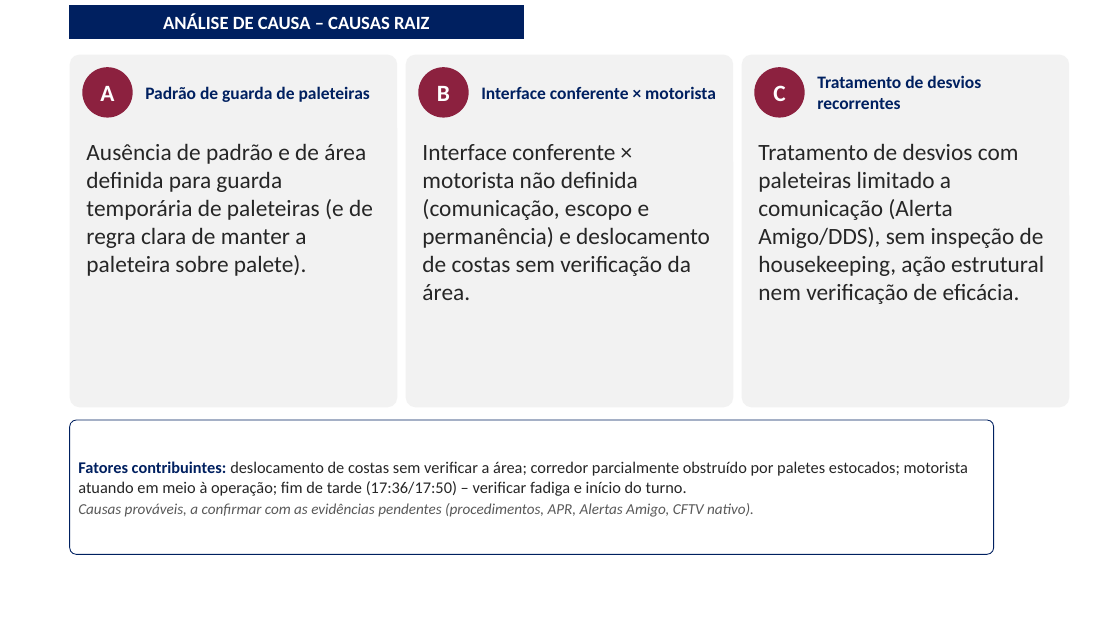
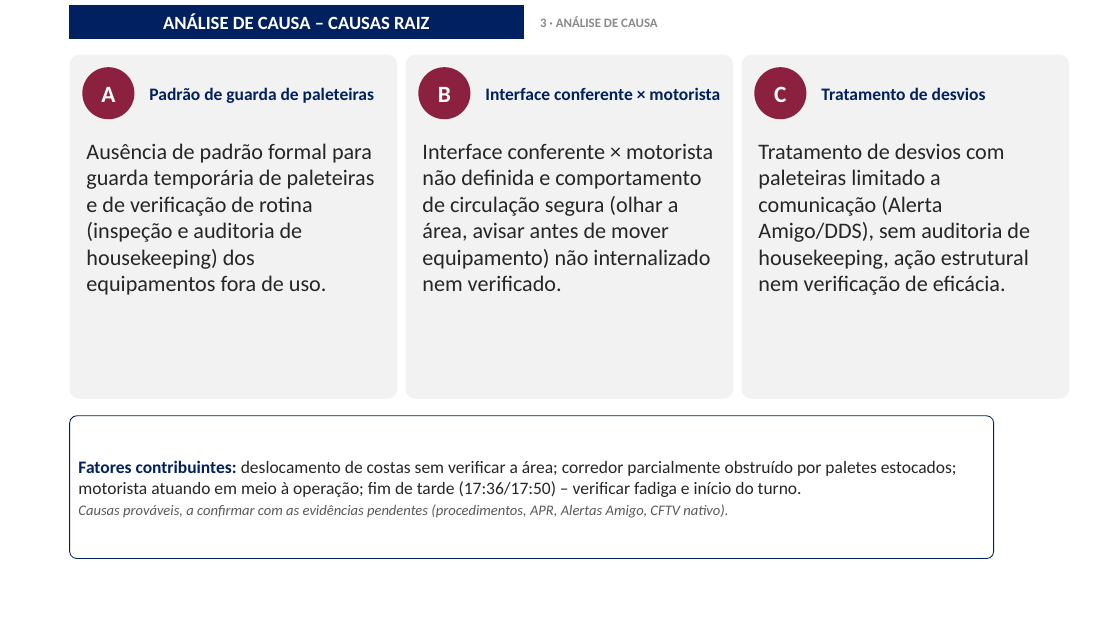
Before and after one commit to luantavarez9/hospital-seguro, a slide deck: slide 19 of entrega_acidente_GRU1/Apresentacao_Ocorrencia_Acidente_GRU_I.pptx (slide 18 before the commit). Drawn at 1120x630 pixels with LibreOffice and Linux fonts; fonts in the diff are those of the drawing; background and template pictures are left out. Boxes give left, top, right and bottom in pixels: in the first picture for what was removed or moved away, otherwise in the second. Text is boxed around its words. In the diff, an @@ line names an element or a change of style, - is before the commit and + after.

```diff
--- a/entrega_acidente_GRU1/Apresentacao_Ocorrencia_Acidente_GRU_I.pptx
+++ b/entrega_acidente_GRU1/Apresentacao_Ocorrencia_Acidente_GRU_I.pptx
@@ text added at [540, 16, 657, 27], 11 pt, text #8A8A8A, bold @@
+3 · ANÁLISE DE CAUSA
@@ rounded rectangle: place and size @@
-rounded rectangle at [70, 55, 397, 408]
+rounded rectangle at [70, 55, 397, 399]
@@ rounded rectangle: place and size @@
-rounded rectangle at [406, 55, 734, 408]
+rounded rectangle at [406, 55, 734, 399]
@@ rounded rectangle: place and size @@
-rounded rectangle at [742, 55, 1070, 408]
+rounded rectangle at [742, 55, 1070, 399]
@@ text "Padrão de guarda de paleteiras": place and size @@
-text "Padrão de guarda de paleteiras" at [145, 86, 370, 102]
+text "Padrão de guarda de paleteiras" at [149, 87, 374, 103]
@@ text "Interface conferente × motorista": place and size @@
-text "Interface conferente × motorista" at [481, 86, 716, 99]
+text "Interface conferente × motorista" at [485, 87, 720, 100]
@@ text at [821, 87, 986, 100]: text changed @@
-Tratamento de desvios recorrentes
+Tratamento de desvios
@@ text at [86, 143, 375, 295]: text changed; size 20 to 19 pt @@
-Ausência de padrão e de área definida para guarda temporária de paleteiras (e de regra clara de manter a paleteira sobre palete).
+Ausência de padrão formal para guarda temporária de paleteiras e de verificação de rotina (inspeção e auditoria de housekeeping) dos equipamentos fora de uso.
@@ text at [422, 144, 713, 291]: text changed; size 20 to 19 pt @@
-Interface conferente × motorista não definida (comunicação, escopo e permanência) e deslocamento de costas sem verificação da área.
+Interface conferente × motorista não definida e comportamento de circulação segura (olhar a área, avisar antes de mover equipamento) não internalizado nem verificado.
@@ text at [758, 143, 1030, 295]: text changed; size 20 to 19 pt @@
-Tratamento de desvios com paleteiras limitado a comunicação (Alerta Amigo/DDS), sem inspeção de housekeeping, ação estrutural nem verificação de eficácia.
+Tratamento de desvios com paleteiras limitado a comunicação (Alerta Amigo/DDS), sem auditoria de housekeeping, ação estrutural nem verificação de eficácia.
@@ rounded rectangle "Fatores contribuintes: deslocamento de costas ...": place and size @@
-rounded rectangle "Fatores contribuintes: deslocamento de costas ..." at [70, 420, 994, 555]
+rounded rectangle "Fatores contribuintes: deslocamento de costas ..." at [70, 416, 994, 559]
@@ rounded rectangle "Fatores contribuintes: deslocamento de costas ..." at [70, 416, 994, 559]: size 14 to 15 pt in "Fatores contribuintes: deslocamento de costas sem verificar ..."; size 13 to 12.5 pt in "Causas prováveis, a confirmar com as evidências ..." @@
```
Also in this commit, not shown: 19 other slides changed, 2 slides added, 1 slide removed, 33 other files.
